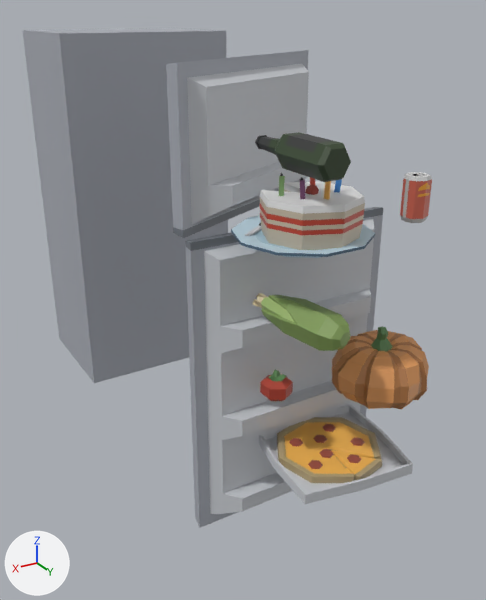
A saved change to the FBX model RhythmGamePrototype3/Assets/Animation/FridgePart2.fbx.
The view is the same before and after, from a 50 mm lens placed at (1.62, 1.99, 2.2), pointed at (-0.1, -0.88, 0.76). Lighting does not change. The marker at lower left points along +X, +Y and +Z. Where no turn or scale is listed for an object, it has been applied to the vertices.

Objects in the first picture: 'FridgeWithFoodInside:SM_Item_Alcohol_03', 'FridgeWithFoodInside:SM_Item_Can_06', 'FridgeWithFoodInside:SM_Item_Corn_02', 'FridgeWithFoodInside:SM_Item_Pizza_01', 'FridgeWithFoodInside:SM_Item_Pizza_Box_02', 'FridgeWithFoodInside:SM_Item_Pizza_Slice_01', 'FridgeWithFoodInside:SM_Item_Tomato_01', 'FridgeWithFoodInside:SM_Prop_Cake_01', 'SM_Item_Pumpkin_01', 'SM_Prop_Kitchen_Fridge_03', 'pasted__SM_Prop_Kitchen_Fridge_01_Door_01', 'pasted__SM_Prop_Kitchen_Fridge_01_Door_02'.
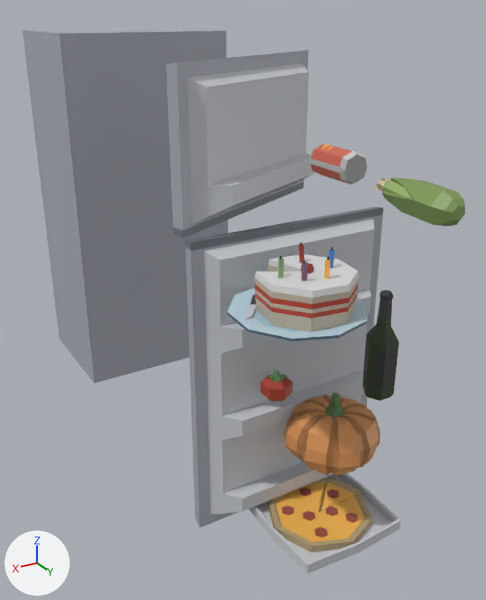
What differs and where, as boxes [x1, y1, x2, y2] in the pictures (486 x 600 px):
'FridgeWithFoodInside:SM_Prop_Cake_01', moved, turned: before [231, 173, 375, 258]; after [227, 242, 367, 341]
'SM_Item_Pumpkin_01', moved, turned: before [332, 326, 429, 409]; after [283, 392, 380, 476]
'FridgeWithFoodInside:SM_Item_Pizza_01', moved, turned: before [277, 417, 381, 483]; after [268, 478, 373, 552]
'FridgeWithFoodInside:SM_Item_Pizza_Box_02', moved, turned: before [259, 404, 413, 504]; after [249, 473, 401, 574]
'FridgeWithFoodInside:SM_Item_Corn_02', moved, turned: before [253, 293, 350, 351]; after [375, 178, 465, 226]
'FridgeWithFoodInside:SM_Item_Alcohol_03', moved, turned: before [255, 132, 351, 182]; after [362, 290, 399, 401]
'FridgeWithFoodInside:SM_Item_Can_06', moved, turned: before [400, 172, 432, 223]; after [310, 144, 367, 184]
'FridgeWithFoodInside:SM_Item_Pizza_Slice_01', moved, turned: before [331, 450, 382, 480]; after [321, 477, 359, 511]

What changed in the scene script:
```text
Change ob_fridgewithfoodinside_sm_item_alcohol_03:
    ob_fridgewithfoodinside_sm_item_alcohol_03.rotation_euler: (1.571, 0.0, 0.0) -> (0.0, 0.0, 0.0)  # degrees (90, 0, 0) -> degrees (0, 0, 0)
    ob_fridgewithfoodinside_sm_item_alcohol_03.location: (20.75, 173.6, -24.29) -> (-18.53, 66.9, -11.78)
Change ob_sm_item_pumpkin_01:
    ob_sm_item_pumpkin_01.location: (-18.53, 66.9, -11.78) -> (-3.506, 33.97, -0.753)
    ob_sm_item_pumpkin_01.rotation_euler: (0.0, 0.0, 0.0) -> (0.0, -1.718, 0.0)  # degrees (0, 0, 0) -> degrees (0, -98, 0)
Change ob_fridgewithfoodinside_sm_item_corn_02:
    ob_fridgewithfoodinside_sm_item_corn_02.rotation_euler: (0.0, 0.256, 0.0) -> (0.0, 0.0, 0.0)  # degrees (0, 15, 0) -> degrees (0, 0, 0)
    ob_fridgewithfoodinside_sm_item_corn_02.location: (20.2, 109.3, -4.083) -> (-35.41, 150.6, -5.751)
Change ob_fridgewithfoodinside_sm_prop_cake_01:
    ob_fridgewithfoodinside_sm_prop_cake_01.location: (13.81, 137.3, 3.341) -> (20.2, 109.3, -4.083)
    ob_fridgewithfoodinside_sm_prop_cake_01.rotation_euler: (0.0, 0.0, 0.0) -> (0.0, 0.256, 0.0)  # degrees (0, 0, 0) -> degrees (0, 15, 0)
Change ob_fridgewithfoodinside_sm_item_can_06:
    ob_fridgewithfoodinside_sm_item_can_06.location: (-35.41, 150.6, -5.751) -> (20.75, 173.6, -24.29)
    ob_fridgewithfoodinside_sm_item_can_06.rotation_euler: (0.0, 0.0, 0.0) -> (1.571, 0.0, 0.0)  # degrees (0, 0, 0) -> degrees (90, 0, 0)
Change ob_fridgewithfoodinside_sm_item_pizza_box_02:
    ob_fridgewithfoodinside_sm_item_pizza_box_02.rotation_euler: (0.0, -1.718, 0.0) -> (0.0, 0.0, 0.0)  # degrees (0, -98, 0) -> degrees (0, 0, 0)
    ob_fridgewithfoodinside_sm_item_pizza_box_02.location: (-3.506, 33.97, -0.753) -> (0.0, 0.0, 0.0)
```
